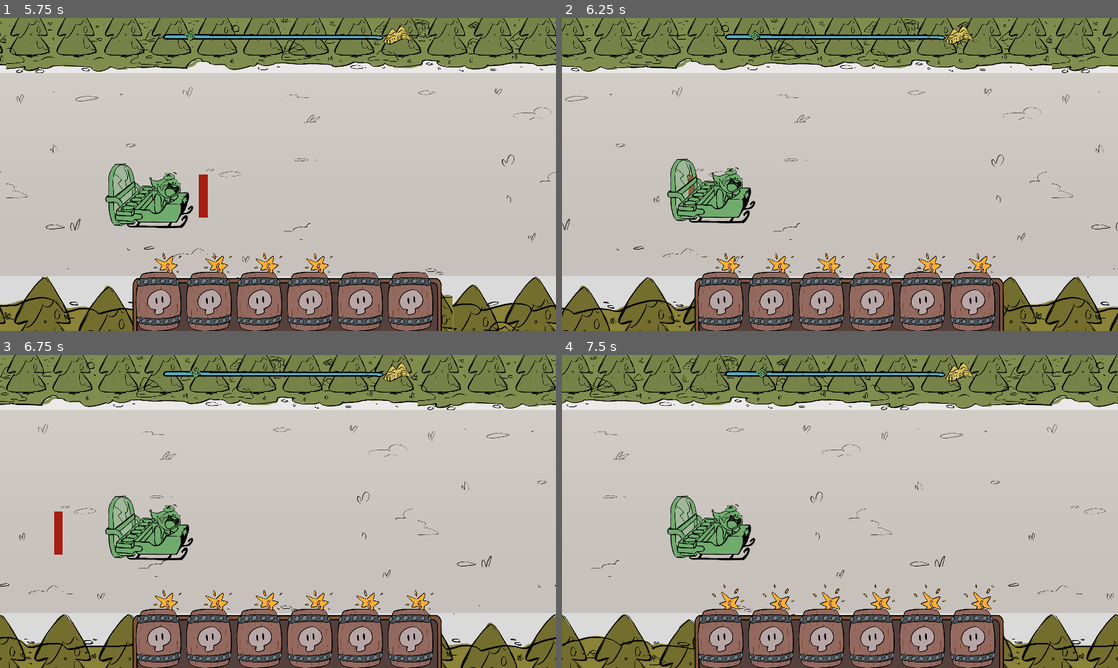
Above: before the commit, frames 1-4 (two rows, left to right).
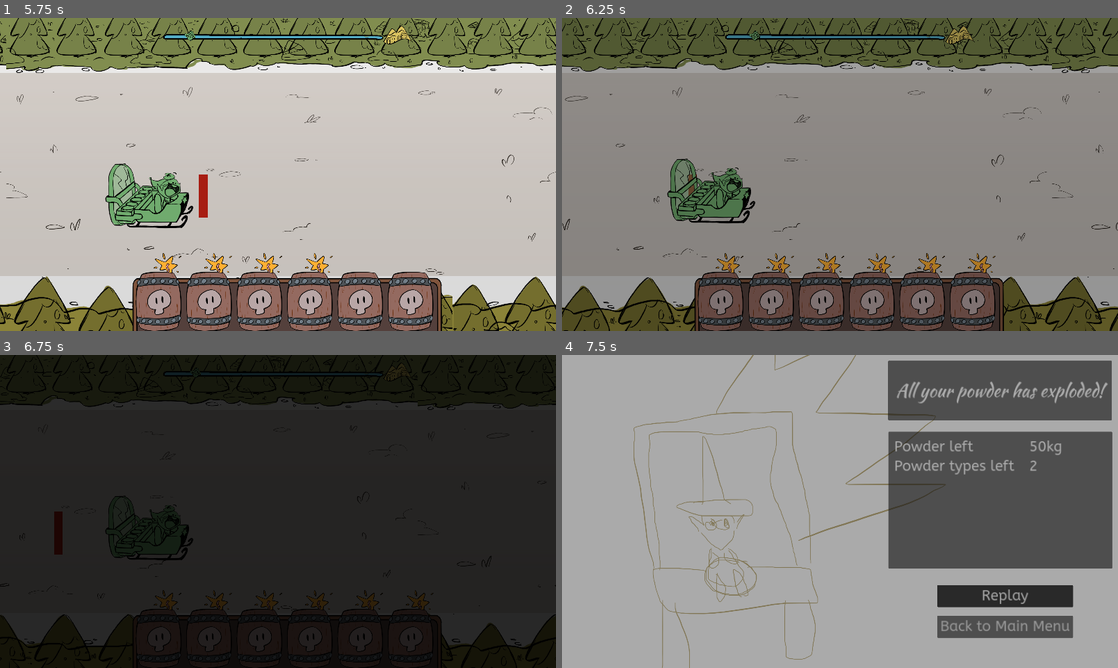
Above: after the commit, the same moments.

Repository: hsandt/ld53
Game: Godot game, scene res://scenes/main_menu_scene.tscn
Same seed, same stepped clock (60 frames per second), same inputs: the game is played once before the commit and once after it.
Inputs (mouse positions are in pixels of both pictures, inside the frame that each line leads up to):
- Up to frame 1 (5.75 s): tap Enter (ui_accept) at 0.5, 0.77, 1.52, 3.02, 3.77, 4.52 s; move the mouse to (250, 237) at 0.52 s; hold M (app_next_resolution) 0.53-1.28 s; hold Up (ui_up) 0.53-2.03 s; click (250, 237) at 0.67 s; move the mouse to (444, 221) at 1.27 s; tap N (app_prev_resolution) at 1.35, 2.85, 4.35 s; move the mouse to (111, 127) at 2.02 s; hold M (app_next_resolution) 2.03-2.78 s; hold Left (ui_left) 2.03-3.53 s; move the mouse to (305, 174) at 2.77 s; click (305, 174) at 2.92 s; move the mouse to (194, 96) at 3.52 s; hold S (down) 3.53-4.28 s; hold M (app_next_resolution) 3.53-4.28 s; move the mouse to (400, 158) at 4.27 s; hold Right (ui_right) 4.28-5.03 s; move the mouse to (166, 190) at 5.02 s; hold Up (ui_up) from 5.03 s (still down); hold M (app_next_resolution) from 5.03 s (still down); click (166, 190) at 5.17 s
- Up to frame 2 (6.25 s): move the mouse to (895, 105) at 5.77 s; release Up (ui_up) at 5.78 s; release M (app_next_resolution) at 5.78 s; hold Right (ui_right) from 5.78 s (still down); tap N (app_prev_resolution) at 5.85 s; tap Enter (ui_accept) at 6.02 s
- Up to frame 3 (6.75 s): keep holding Right (ui_right); move the mouse to (250, 574) at 6.52 s; hold M (app_next_resolution) from 6.53 s (still down)
- Up to frame 4 (7.5 s): tap Enter (ui_accept) at 6.77 s; release Right (ui_right) at 7.25 s; release M (app_next_resolution) at 7.25 s; click (1006, 596) at 7.25 s, where only the run after the commit has a clickable "Replay"

Frame 1 is identical in both runs. In frame 2, 94% of the frame differs, in the area x 0-100%, y 0-100%; in frame 3, 96%; in frame 4, 98%.

Commit message:
[Flow] Re-introduce game over when all powders are Burst or Consumed

Diff:
--- a/data/modifiers/modifier_debuff_obstacle_damage_increase.tres
+++ b/data/modifiers/modifier_debuff_obstacle_damage_increase.tres
@@ -7,7 +7,6 @@
 icon_path = ""
 description = "Quality increased by 50% when hitting a Big obstacle"
 attribute = "quality_multiplier"
-effect = "multiply"
 operation = 0
 value = 1.5
 probability = 1.0
@@ -18,7 +17,6 @@
 icon_path = ""
 description = "Double obstacle damage"
 attribute = "obstacle_damage"
-effect = "multiply"
 operation = 0
 value = 2.0
 probability = 1.0
@@ -29,7 +27,6 @@
 icon_path = ""
 description = "Obstacles become big"
 attribute = "obstacle_size"
-effect = "addition"
 operation = 1
 value = 1.0
 probability = 1.0
--- a/data/modifiers/modifier_debuff_speed_slower.tres
+++ b/data/modifiers/modifier_debuff_speed_slower.tres
@@ -7,7 +7,7 @@
 icon_path = ""
 description = "Teleport TODO"
 attribute = "steer_speed"
-effect = "multiply"
+operation = 0
 value = 2.0
 probability = 1.0
 duration = 5.0
@@ -17,7 +17,7 @@
 icon_path = ""
 description = "Input inverted."
 attribute = "steer_speed"
-effect = "multiply"
+operation = 0
 value = -1.0
 probability = 1.0
 duration = 5.0
@@ -27,7 +27,7 @@
 icon_path = ""
 description = "Vertical speed * 0.5"
 attribute = "speed"
-effect = "multiply"
+operation = 0
 value = 0.5
 probability = 0.2
 duration = 5.0
--- a/data/modifiers/modifier_debuff_steering_slower.tres
+++ b/data/modifiers/modifier_debuff_steering_slower.tres
@@ -7,7 +7,7 @@
 icon_path = ""
 description = "Teleport TODO"
 attribute = "steer_speed"
-effect = "multiply"
+operation = 0
 value = 2.0
 probability = 1.0
 duration = 5.0
@@ -17,7 +17,7 @@
 icon_path = ""
 description = "Input inverted."
 attribute = "steer_speed"
-effect = "multiply"
+operation = 0
 value = -1.0
 probability = 1.0
 duration = 5.0
@@ -27,7 +27,7 @@
 icon_path = ""
 description = "Vertical speed * 0.5"
 attribute = "steer_speed"
-effect = "multiply"
+operation = 0
 value = 0.5
 probability = 0.2
 duration = 5.0
--- a/scripts/ingame/player_character/cargo.gd
+++ b/scripts/ingame/player_character/cargo.gd
@@ -2,10 +2,18 @@
 extends Node2D
 
 
+var in_game_manager: InGameManager
+
+## Cached array of powder children
 var powders: Array[Powder]
+
+## Cached number of powder that are either in BURST or CONSUMED state
+var powder_burst_or_consumed_count: int
 
 
 func _ready():
+	in_game_manager = get_tree().get_first_node_in_group(&"in_game_manager")
+
 	for child in get_children():
 		var powder := child as Powder
 		if powder == null:
@@ -13,6 +21,8 @@
 			continue
 
 		powders.append(powder)
+
+	powder_burst_or_consumed_count = 0
 
 
 func connect_powders_ui(powders_panel: PowdersPanel):
@@ -28,6 +38,7 @@
 
 		# Registration for model -> UI update
 		powders[i].state_changed.connect(powder_panels[i].on_powder_state_changed)
+		powders[i].state_changed.connect(_on_powder_state_changed.bind(i))
 
 
 func hurt(damage: float):
@@ -56,3 +67,11 @@
 				cumulated_modifier_offset += modifier.value
 
 	return [cumulated_modifier_factor, cumulated_modifier_offset]
+
+
+func _on_powder_state_changed(previous_state: Enums.PowderState, new_state: Enums.PowderState, powder_index: int):
+	if previous_state == Enums.PowderState.IDLE and new_state != Enums.PowderState.IDLE:
+		powder_burst_or_consumed_count += 1
+
+	if powder_burst_or_consumed_count >= powders.size():
+		in_game_manager.enter_failure_phase()
--- a/scripts/ingame/player_character/powder.gd
+++ b/scripts/ingame/player_character/powder.gd
@@ -3,7 +3,7 @@
 
 
 ## Signal sent when state changes
-signal state_changed(new_state: Enums.PowderState)
+signal state_changed(previous_state: Enums.PowderState, new_state: Enums.PowderState)
 
 ## Associated powder data
 @export var data: PowderData
@@ -28,8 +28,9 @@
 
 func change_state(new_state: Enums.PowderState):
 	if state != new_state:
+		var previous_state = state
 		state = new_state
-		state_changed.emit(new_state)
+		state_changed.emit(previous_state, new_state)
 
 func burst():
 	change_state(Enums.PowderState.SPARK)
--- a/scripts/ui/powder_panel.gd
+++ b/scripts/ui/powder_panel.gd
@@ -19,7 +19,7 @@
 func register_observed_powder(powder: Powder):
 	observed_powder = powder
 
-func on_powder_state_changed(new_state: Enums.PowderState):
+func on_powder_state_changed(_previous_state: Enums.PowderState, new_state: Enums.PowderState):
 	animated_sprite.animation = powder_state_to_animation[new_state]
 
 func _on_button_pressed():
